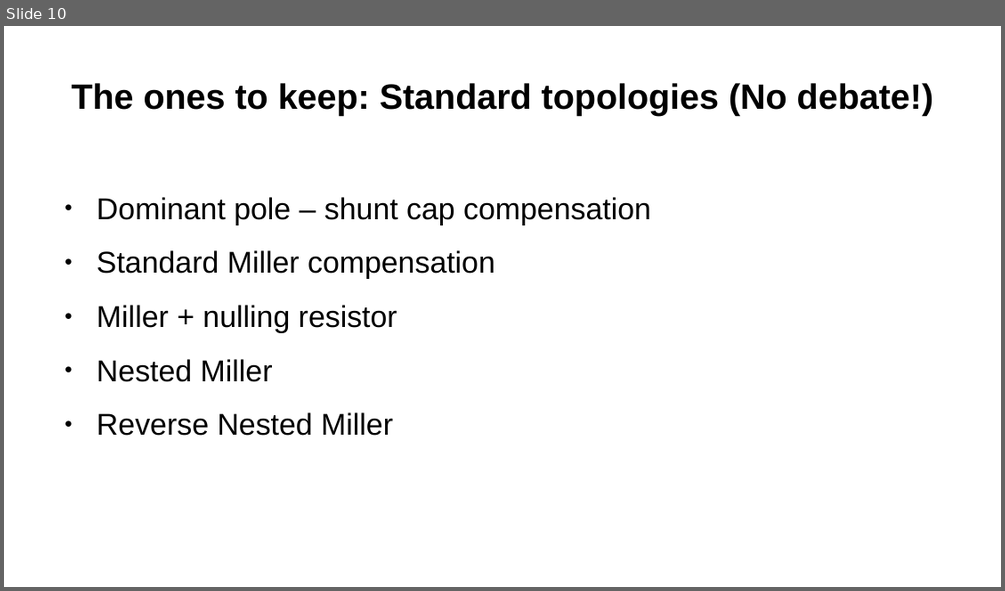
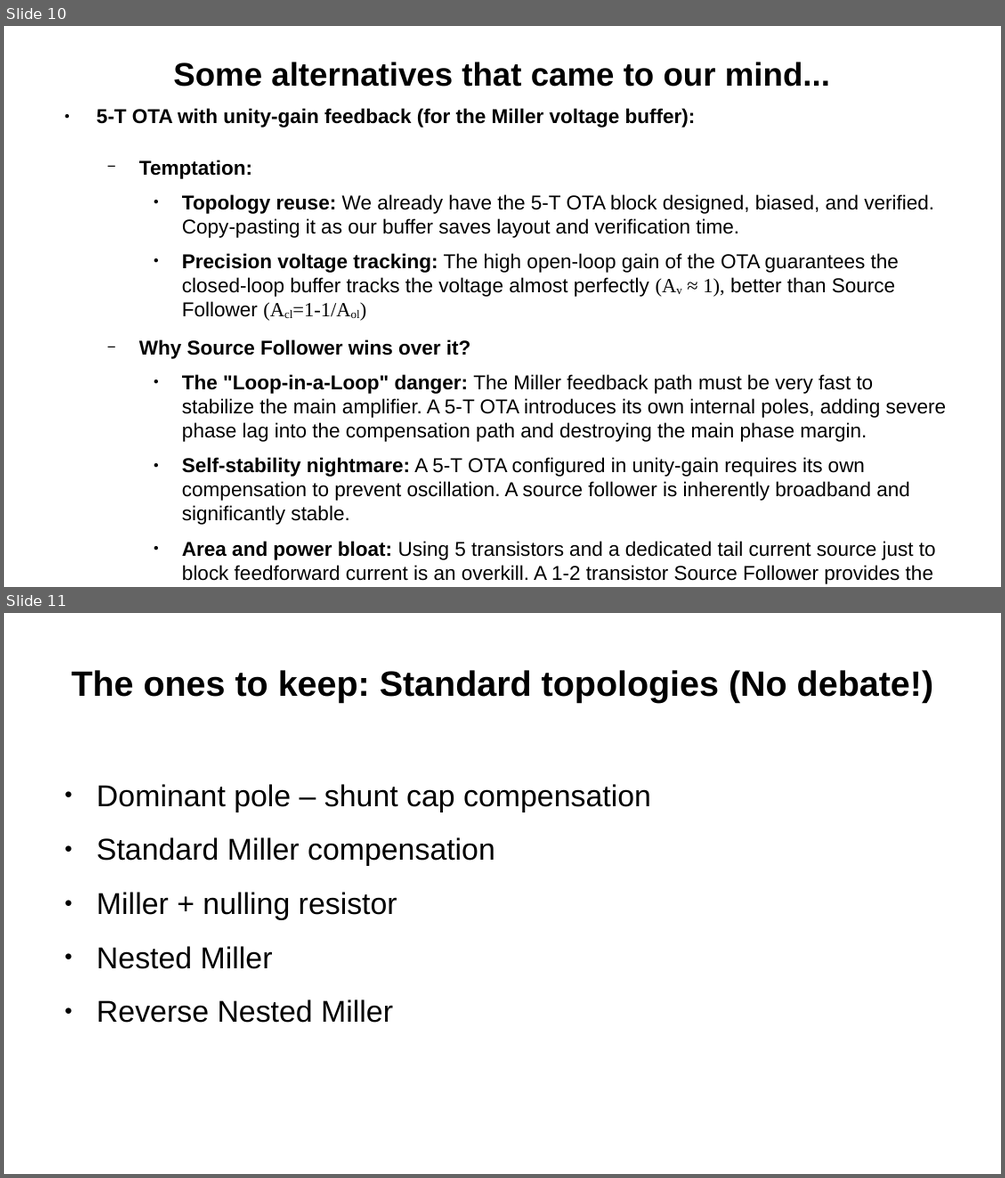
Before and after one commit to madhavgulati277/SSCS-Chipathon-Track-C-MOSbius, a slide deck: ppt_mmg_architecture.odp. Shown one above the other, each under a label of ours: slide 10 before the commit, slides 10 and 11 after it. The pictures are 1005x591 and 1005x1178 pixels, drawn with LibreOffice and Linux fonts; fonts in the diff are those of the drawing. Boxes give left, top, right and bottom in pixels: in the first picture for what was removed or moved away, otherwise in the second. Text is boxed around its words. In the diff, an @@ line names an element or a change of style, - is before the commit and + after.

```diff
--- a/ppt_mmg_architecture.odp
+++ b/ppt_mmg_architecture.odp
@@ slide 10 added at bbox=[4, 26, 1001, 587], background #FFFFFF @@
@@ title added at bbox=[173, 62, 830, 87], 26 pt, text #000000, bold @@
+Some alternatives that came to our mind...
@@ text added at bbox=[97, 108, 947, 584], 16 pt, text #000000 @@
+● 5-T OTA with unity-gain feedback (for the Miller voltage buffer):
+  − Temptation:
+    ● Topology reuse: We already have the 5-T OTA block designed, biased, and verified. Copy-pasting it as our buffer saves layout and verification time.
+    ● Precision voltage tracking: The high open-loop gain of the OTA guarantees the closed-loop buffer tracks the voltage almost perfectly (Av ≈ 1), better than Source Follower (Acl=1-1/Aol)
+  − Why Source Follower wins over it?
+    ● The "Loop-in-a-Loop" danger: The Miller feedback path must be very fast to stabilize the main amplifier. A 5-T OTA introduces its own internal poles, adding severe phase lag into the compensation path and destroying the main phase margin.
+    ● Self-stability nightmare: A 5-T OTA configured in unity-gain requires its own compensation to prevent oscillation. A source follower is inherently broadband and significantly stable.
+    ● Area and power bloat: Using 5 transistors and a dedicated tail current source just to block feedforward current is an overkill. A 1-2 transistor Source Follower provides the exact unidirectional isolation we need with a fraction of the silicon area and capacitance.
@@ what was slide 10 is now slide 11 @@
```
Also in this commit, not shown: 4 slides changed, 2 other files.
